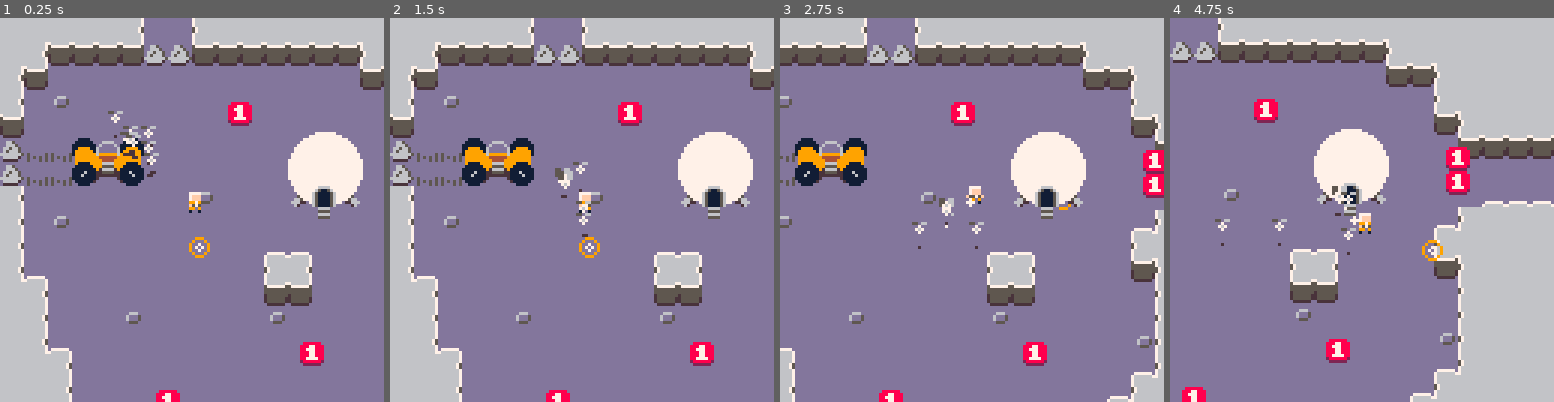
Above: before the commit, frames 1-4 (left to right).
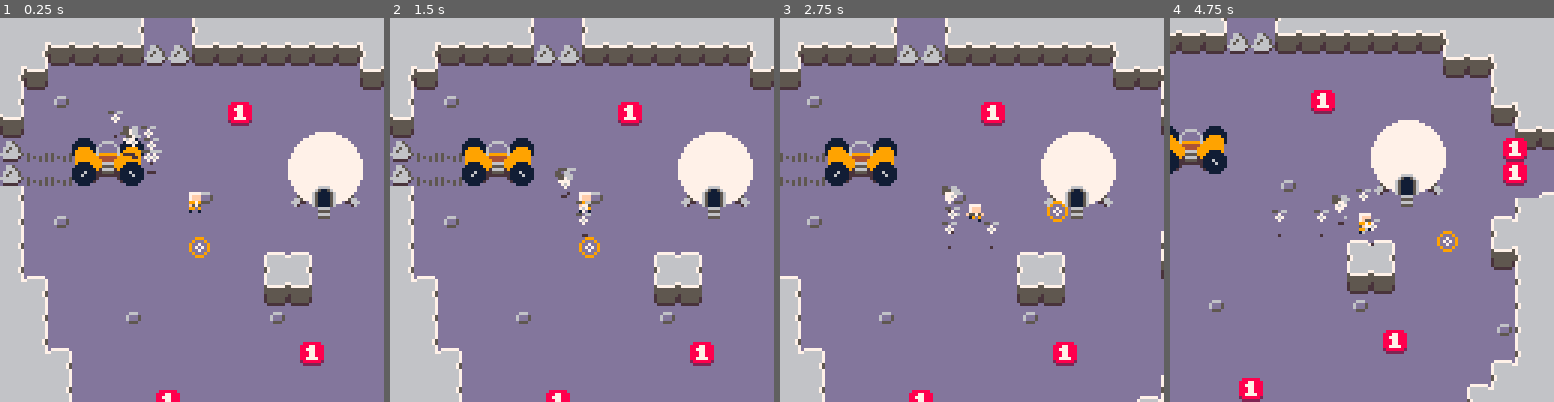
Above: after the commit, the same moments.

Repository: kevinthompson/moonbreak-p8
Game: PICO-8 cartridge moonbreak.p8
Two runs of this game, one before a commit and one after it. Both use one fixed random seed, a clock stepped at 60 frames per second and the inputs below.
Inputs:
- Up to frame 1 (0.25 s): no input
- Up to frame 2 (1.5 s): tap X (X key) at 0.33, 1.07 s; tap O (Z key) at 0.7 s
- Up to frame 3 (2.75 s): hold Right 1.6-2.1 s; tap O (Z key) at 1.7, 2.1, 2.5 s; tap X (X key) at 1.85 s; hold Up 2.15-2.42 s; hold Right from 2.47 s (still down)
- Up to frame 4 (4.75 s): tap O (Z key) every 0.4 s from 2.9 to 4.5 s; tap X (X key) at 2.97, 4.08 s; release Right at 3.03 s; hold Left 3.08-3.58 s; hold Down 3.63-3.97 s; hold Right 4.02-4.68 s; hold Up from 4.73 s (still down)

The runs differ from the first frame. In frame 1, 0.3% of the frame differs, in the area x 32-43%, y 28-42%; in frame 2, 0.1%; in frame 3, 24%; in frame 4, 35%, in the area x 0-100%, y 0-100%.

Commit message:
feat: add conditional pathfinding

Diff:
--- a/scripts/entities/bot.lua
+++ b/scripts/entities/bot.lua
@@ -76,7 +76,7 @@
 
       if animation_frame == animation_frames then
         path = astar({ x\8, y\8 }, {8,8})
-        state = "idle"
+        state = "targeting"
       end
     end,
 
--- a/scripts/entities/cursor.lua
+++ b/scripts/entities/cursor.lua
@@ -2,7 +2,7 @@
   x = 66,
   y = 76,
   map_collision = true,
-  speed = 1,
+  speed = .75,
   recall_radius = 0,
 
   update = function(_ENV)
--- a/scripts/entities/entity.lua
+++ b/scripts/entities/entity.lua
@@ -19,6 +19,7 @@
 
   -- follow
   follow_distance = 16,
+  max_follow_distance = 24,
 
   -- collision
   map_collision = false,
@@ -88,6 +89,10 @@
       y = ny
     end
 
+    -- flip sprite
+    if (nx > px) flip = false
+    if (nx < px) flip = true
+
     return px != nx or py != ny
   end,
 
@@ -146,6 +151,29 @@
   end,
 
   follow = function(_ENV, target)
+    local target_distance = dist(_ENV, target)
+
+    -- previous position
+    local px = x
+    local py = y
+
+    if target_distance > max_follow_distance then
+      target = _ENV:get_path_target(target)
+    else
+      path = {}
+      if (target_distance <= follow_distance) return false
+    end
+
+    -- movement
+    local a = atan2(target.x - x, target.y - y)
+    local vx = cos(a) * speed
+    local vy = sin(a) * speed
+
+    -- move
+    return _ENV:move(x+vx, y+vy)
+  end,
+
+  get_path_target = function(_ENV, target)
     if dist(_ENV,target) <= follow_distance then
       path = {}
       return
@@ -159,16 +187,12 @@
     if #path > 0 then
       local px = 4 + path[1].x * 8
       local py = 4 + path[1].y * 8
-      local a = atan2(px-x, py-y)
-
-      x = x + cos(a) * speed
-      y = y + sin(a) * speed
 
       if dist(_ENV, {x=px,y=py}) < 1 then
         deli(path,1)
       end
 
-      return true
+      return { x = px, y = py }
     end
   end
 })
--- a/scripts/entities/player.lua
+++ b/scripts/entities/player.lua
@@ -9,7 +9,7 @@
 
   map_collision = true,
 
-  speed=0.75,
+  speed=0.5,
   target = nil,
   bots = {},
   energy = 0,
--- a/scripts/utilities/helpers.lua
+++ b/scripts/utilities/helpers.lua
@@ -83,10 +83,13 @@
 
   local open_list = {start_node}
   local closed_list = {}
+  local max_iterations = 1000
+  local iteration = 1
 
   -- loop until we find the end
-  while #open_list > 0 do
+  while #open_list > 0 and iteration < max_iterations do
     sort(open_list,"f")
+    iteration += 1
 
     local current_node = open_list[1]
     local current_index = 1
